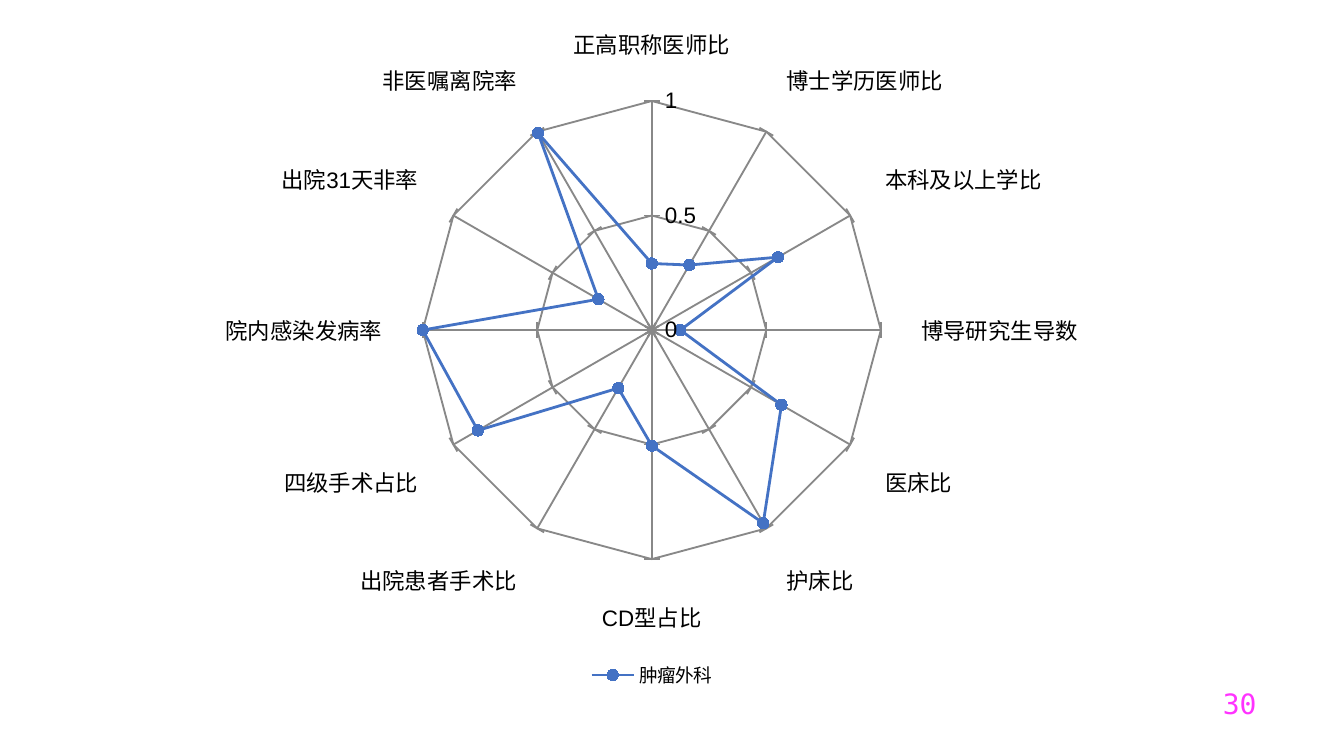
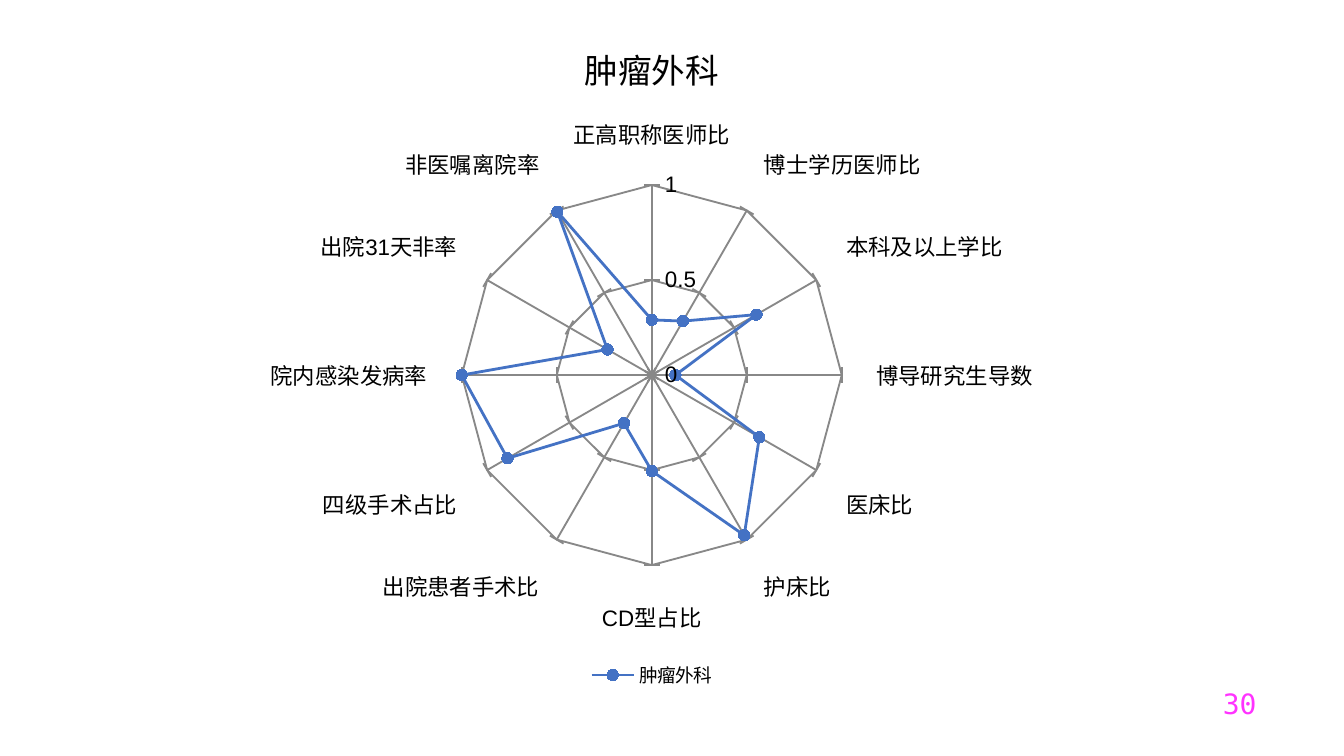
Before and after one commit to Tostig0916/hqcoffee, a slide deck: slide 30 of outputs/PPT/jsszyy.pptxgen.pptx. Drawn at 1344x756 pixels with LibreOffice and Linux fonts; fonts in the diff are those of the drawing. Boxes give left, top, right and bottom in pixels: in the first picture for what was removed or moved away, otherwise in the second. Text is boxed around its words. In the diff, an @@ line names an element or a change of style, - is before the commit and + after.

```diff
--- a/outputs/PPT/jsszyy.pptxgen.pptx
+++ b/outputs/PPT/jsszyy.pptxgen.pptx
@@ radar chart at <box>13,13,1290,694</box> @@
@@ title "肿瘤外科" added @@
```
Also in this commit, not shown: 36 other slides changed, 2 other files.
